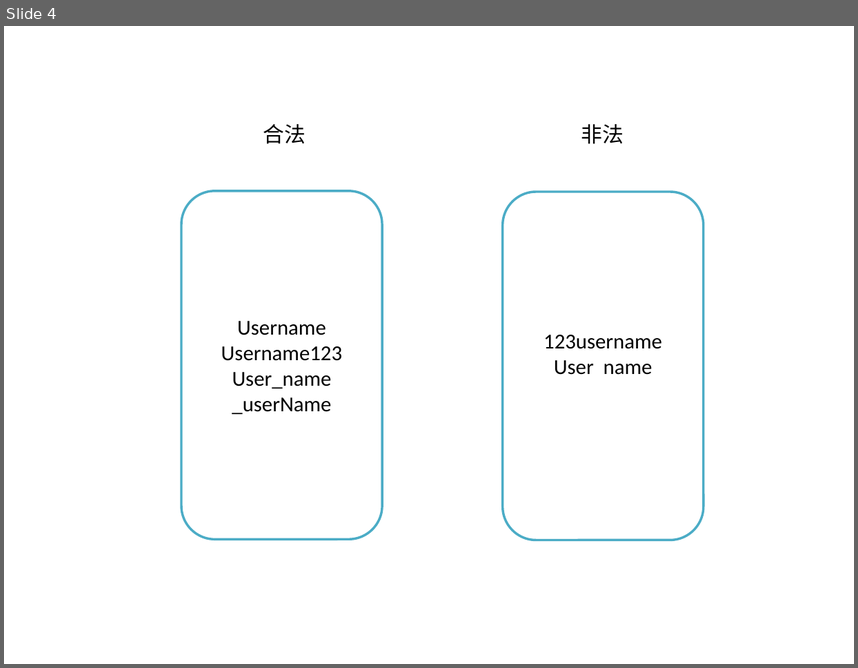
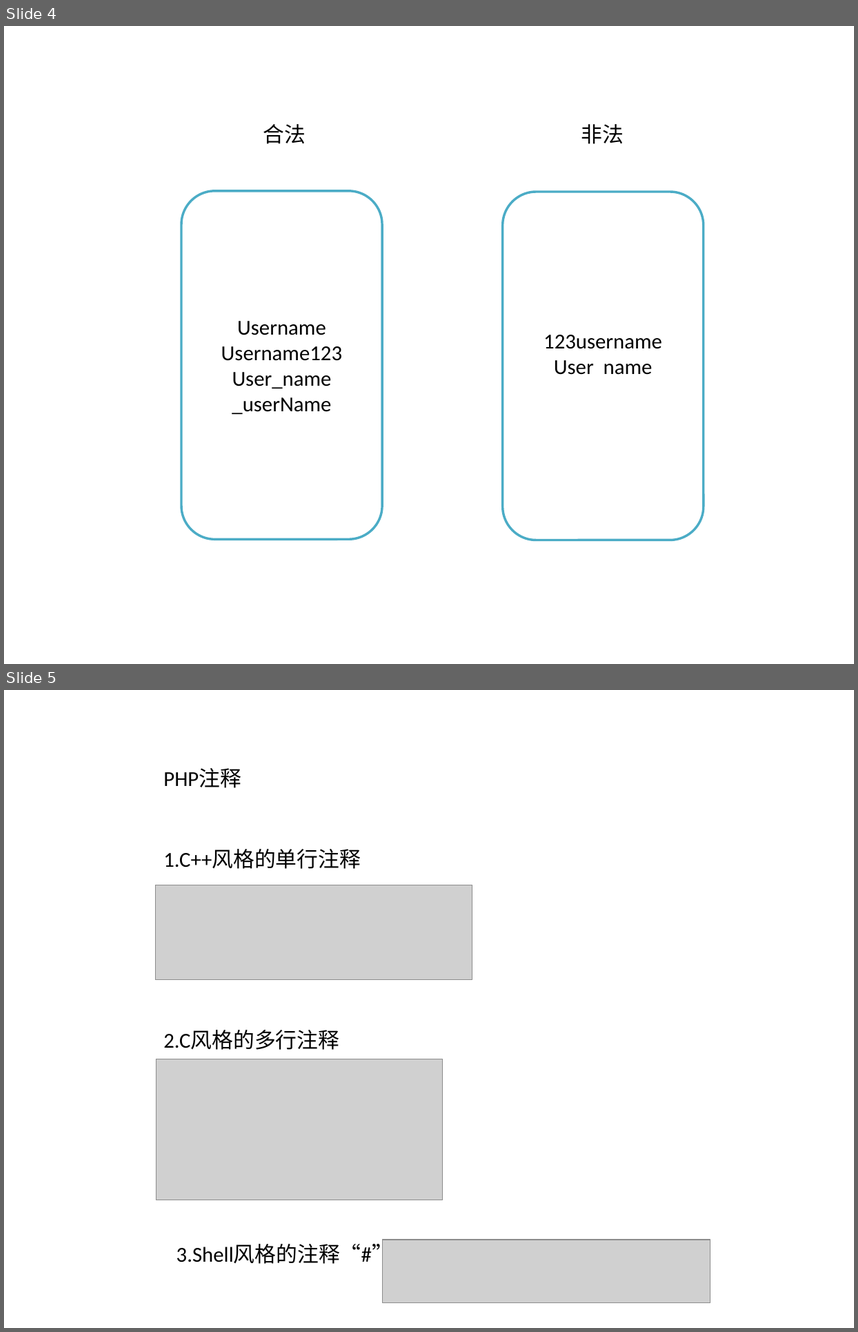
Before and after one commit to nubeier/competition, a slide deck: PHP.pptx. Shown one above the other, each under a label of ours: slide 4 before the commit, slides 4 and 5 after it. The pictures are 858x668 and 858x1332 pixels, drawn with LibreOffice and Linux fonts; fonts in the diff are those of the drawing; grey boxes stand for pictures; background and template pictures are left out. Boxes give left, top, right and bottom in pixels: in the first picture for what was removed or moved away, otherwise in the second. Text is boxed around its words. In the diff, an @@ line names an element or a change of style, - is before the commit and + after.

```diff
--- a/PHP.pptx
+++ b/PHP.pptx
@@ slide 5 added at [4,690,854,1328], background picture (left out) @@
@@ text added at [163,769,241,788], 18 pt, text #000000 @@
+PHP注释
@@ text added at [163,849,361,869], 18 pt, text #000000 @@
+1.C++风格的单行注释
@@ picture added at [155,885,473,979] @@
@@ text added at [163,1029,339,1049], 18 pt, text #000000 @@
+2.C风格的多行注释
@@ picture added at [156,1059,443,1200] @@
@@ text added at [176,1243,393,1267], 18 pt, text #000000 @@
+3.Shell风格的注释“#”
@@ picture added at [382,1239,710,1302] @@
```
Also in this commit, not shown: 3 other slides added.
